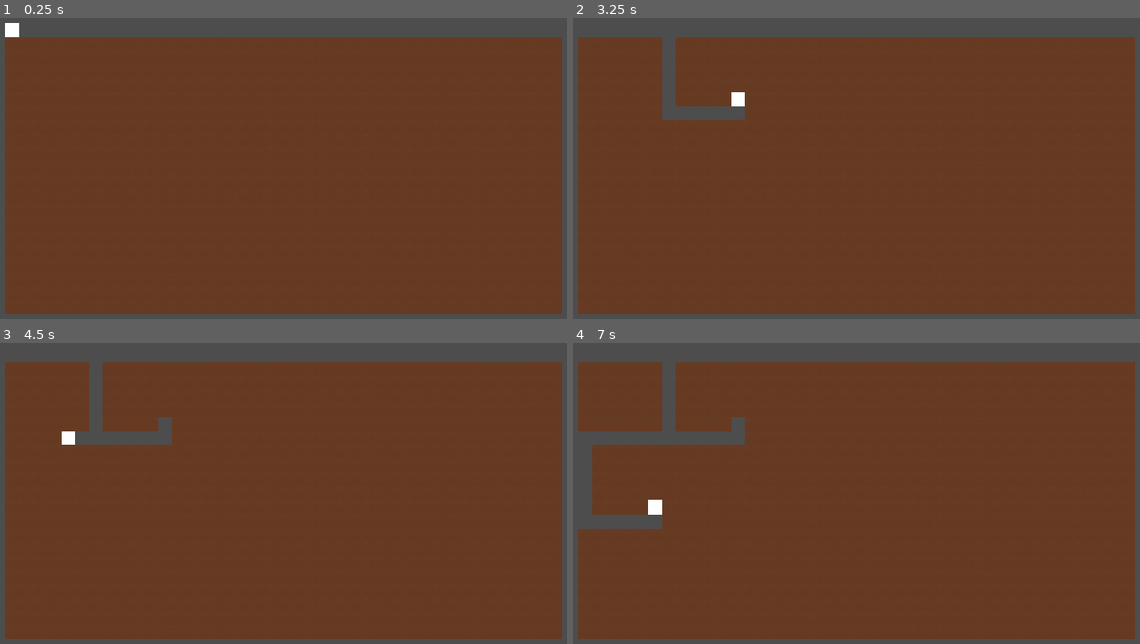
Above: before the commit, frames 1-4 (two rows, left to right).
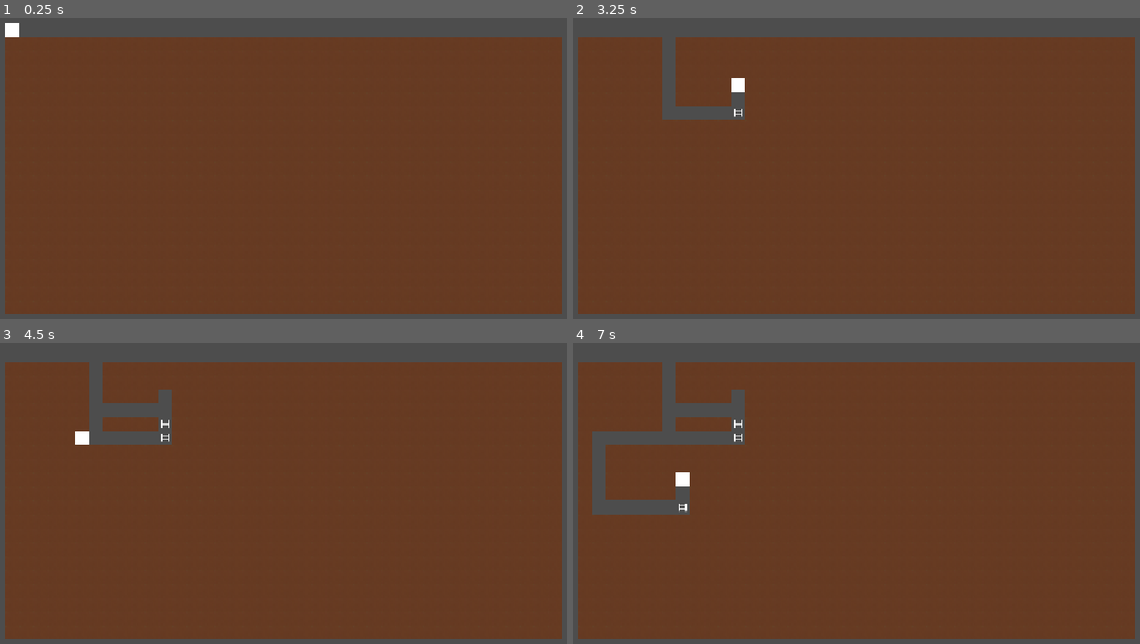
Above: after the commit, the same moments.

Repository: NxtCreator/Entrenched
Game: Godot game, scene res://scenes/main.tscn
Same seed, same stepped clock (60 frames per second), same inputs: the game is played once before the commit and once after it.
Inputs (mouse positions are in pixels of both pictures, inside the frame that each line leads up to):
- Up to frame 1 (0.25 s): no input
- Up to frame 2 (3.25 s): tap Enter at 0.5 s; move the mouse to (1003, 156) at 0.52 s; hold Right (ui_right) 0.53-1.28 s; tap Alt at 0.6, 2.1 s; click (1003, 156) at 0.67 s; move the mouse to (720, 195) at 1.27 s; hold Down (ui_down) 1.28-2.03 s; tap Shift at 1.35, 2.85 s; move the mouse to (924, 93) at 2.02 s; hold Right (ui_right) 2.03-2.78 s; move the mouse to (822, 249) at 2.77 s; hold Up (ui_up) from 2.78 s (still down); click (822, 249) at 2.92 s
- Up to frame 3 (4.5 s): move the mouse to (481, 556) at 3.52 s; release Up (ui_up) at 3.53 s; hold Left (ui_left) from 3.53 s (still down); tap Alt at 3.6 s; move the mouse to (85, 445) at 4.27 s; tap Shift at 4.35 s
- Up to frame 4 (7 s): move the mouse to (890, 499) at 5.02 s; release Left (ui_left) at 5.03 s; hold Down (ui_down) 5.03-5.78 s; tap Alt at 5.1, 6.6 s; click (890, 499) at 5.17 s; move the mouse to (754, 406) at 5.77 s; hold Right (ui_right) 5.78-6.53 s; tap Shift at 5.85 s; move the mouse to (1003, 481) at 6.52 s; hold Up (ui_up) from 6.53 s (still down)

The runs differ from the first frame. In frame 2, 0.2% of the frame differs, in the area x 27-31%, y 19-33%; in frame 3, 0.9%; in frame 4, 3.6%, in the area x 0-31%, y 15-62%.

Commit message:
Place a ladder in the cell you leave when climbing up through empty space

Diff:
--- a/project.godot
+++ b/project.godot
@@ -30,6 +30,7 @@
 
 [rendering]
 
+textures/canvas_textures/default_texture_filter=0
 rendering_device/driver.windows="d3d12"
 renderer/rendering_method="gl_compatibility"
 renderer/rendering_method.mobile="gl_compatibility"
--- a/scenes/main.tscn
+++ b/scenes/main.tscn
@@ -4,6 +4,7 @@
 [ext_resource type="Texture2D" uid="uid://3pm3lwy7fxrs" path="res://assets/dirt.png" id="1_o5qli"]
 [ext_resource type="PackedScene" uid="uid://dcalyfdbvs4i1" path="res://scenes/player.tscn" id="2_sugp2"]
 [ext_resource type="Script" uid="uid://dpj5d7oqs8y2w" path="res://scripts/player.gd" id="3_jyhfs"]
+[ext_resource type="Texture2D" uid="uid://bu3brhhjgsx37" path="res://assets/ladder.png" id="3_tbgi4"]
 
 [sub_resource type="TileSetAtlasSource" id="TileSetAtlasSource_0wfyh"]
 texture = ExtResource("1_o5qli")
@@ -6092,8 +6093,13 @@
 76:77/0 = 0
 77:77/0 = 0
 
+[sub_resource type="TileSetAtlasSource" id="TileSetAtlasSource_tefeu"]
+texture = ExtResource("3_tbgi4")
+0:0/0 = 0
+
 [sub_resource type="TileSet" id="TileSet_q2x4p"]
 sources/0 = SubResource("TileSetAtlasSource_0wfyh")
+sources/1 = SubResource("TileSetAtlasSource_tefeu")
 
 [node name="Main" type="Node2D" unique_id=1343634054]
 script = ExtResource("1_0wfyh")
--- a/scripts/player.gd
+++ b/scripts/player.gd
@@ -5,11 +5,16 @@
 const FALL_DELAY := 0.06
 const SAFE_FALL := 3
 const TOP_ROW := -1
+const DIRT := 0
+const LADDER := 1
 
 var cooldown := 0.0
 var fall_count := 0
 var is_dead := false
 var cell: Vector2i
+
+func is_ladder(c: Vector2i) -> bool:
+	return ground.get_cell_source_id(c) == LADDER
 
 func die() -> void:
 	if is_dead:
@@ -53,7 +58,7 @@
 		return
 
 	# Gravity
-	if is_empty(cell + Vector2i.DOWN):
+	if is_empty(cell + Vector2i.DOWN) and not is_ladder(cell):
 		cooldown = FALL_DELAY
 		cell += Vector2i.DOWN
 		fall_count += 1
@@ -66,6 +71,7 @@
 		return
 	fall_count = 0
 
+	# input
 	var direction = get_direction()
 	if direction != Vector2i.ZERO:
 		cooldown = MOVE_DELAY
@@ -76,10 +82,13 @@
 		var left_edge = world_rect.position.x
 		if target.x < left_edge or target.x > right_edge or target.y < TOP_ROW:
 			return
+		# going up into empty air: leave a ladder behind in the cell you're leaving
+		if direction == Vector2i.UP and is_empty(target) and not is_ladder(cell):
+			ground.set_cell(cell, LADDER, Vector2i(0, 0))
 
-		if ground.get_cell_source_id(target) != -1:
+		# dig dirt, but walk through ladders
+		if not is_empty(target) and not is_ladder(target):
 			ground.erase_cell(target)
-
 
 		cell = target
 		update_position()
